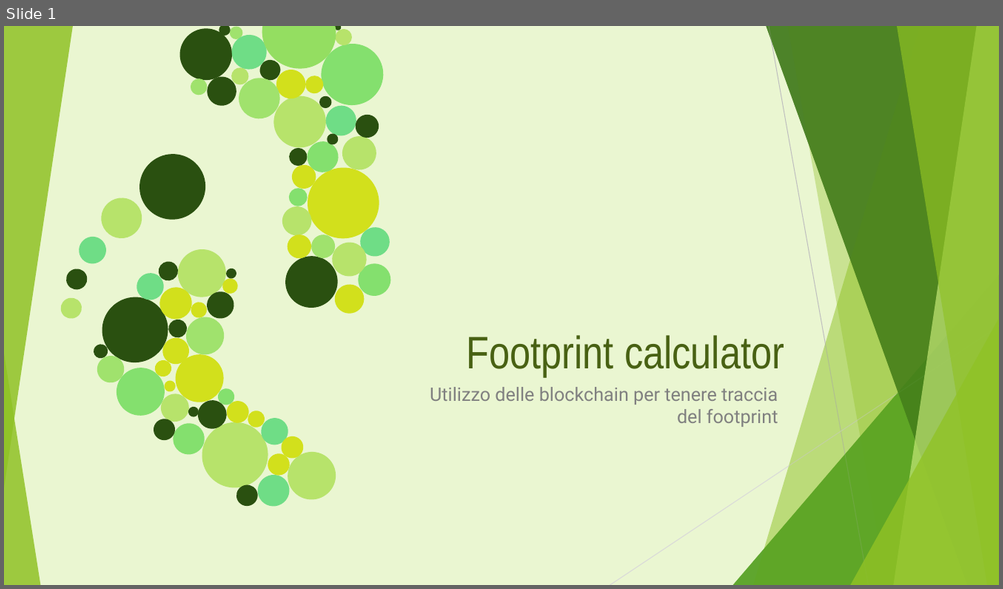
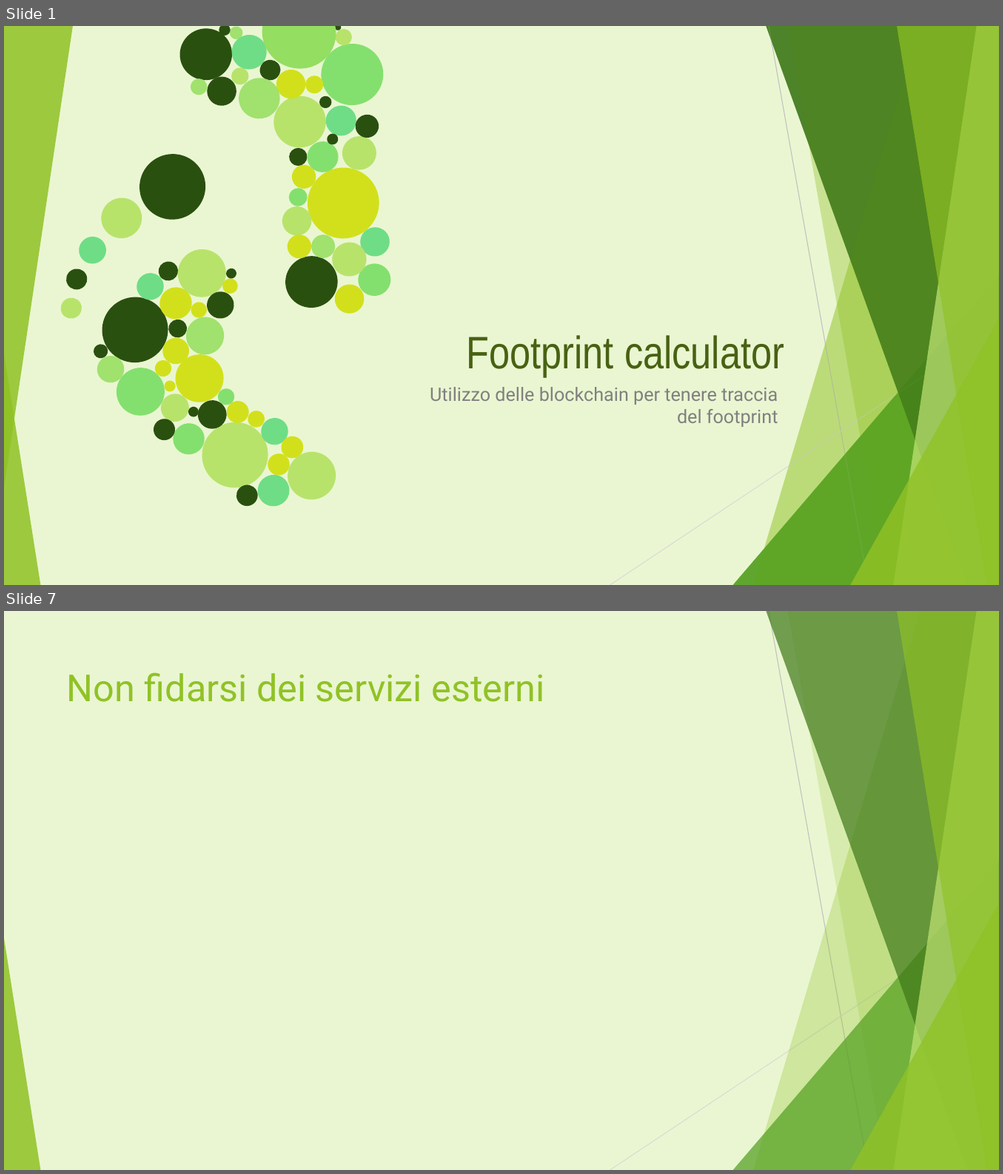
Before and after one commit to ChiaraAmalia/solidityproj, a slide deck: documenti/Footprint calculator.pptx. Shown one above the other, each under a label of ours: slide 1 before the commit, slides 1 and 7 after it; the slides between them are not shown. The pictures are 1003x589 and 1003x1174 pixels, drawn with LibreOffice and Linux fonts; fonts in the diff are those of the drawing. Boxes give left, top, right and bottom in pixels: in the first picture for what was removed or moved away, otherwise in the second. Text is boxed around its words. In the diff, an @@ line names an element or a change of style, - is before the commit and + after.

```diff
--- a/documenti/Footprint calculator.pptx
+++ b/documenti/Footprint calculator.pptx
@@ slide 7 added at <box>4,611,999,1170</box>, background #EAF6D1; not listed: 10 template elements that a slide beside it also shows @@
@@ title added at <box>67,672,545,702</box>, 36 pt, text #90C226 @@
+Non fidarsi dei servizi esterni
```
Also in this commit, not shown: 1 slide changed, 6 other slides added.
